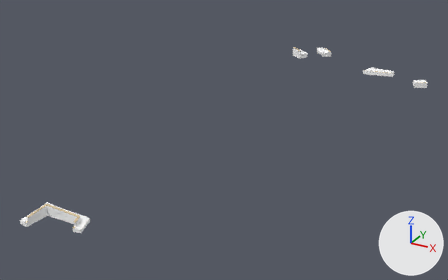
The glTF model games/yorimichi/assets/belmonte/meshes/SM_BM_BC_Works_0_3.glb, before and after one commit.
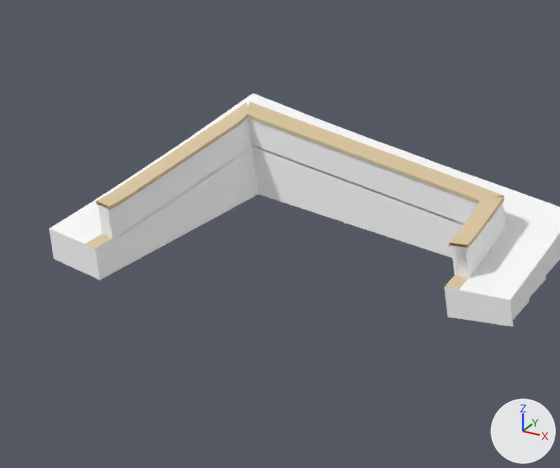
The first picture shows the older version from a 50 mm camera at (-68.8, -72.5, 59.7) aimed at (-131.8, 42.1, 2.4). The close-ups show the older and then the newer version on the part from 3% to 20% of the width and 68% to 90% of the height of that picture. Only the edits that show in the close-ups are written down. Lighting does not change. The marker at lower right points along +X, +Y and +Z. Vertices at exactly the same position are counted once.

The scene before the commit, as lines of its bpy script (objects in view):
```python
me_sm_bc_works_0_3 = bpy.data.meshes.new('SM_BC_Works_0_3')
me_sm_bc_works_0_3.from_pydata(...)  # 561 vertices, 670 faces; spans x -153.2..-95.5, y -0.8..95.6, z -3.5..13.0
# faces by material slot: [250, 74, 346]
me_sm_bc_works_0_3.materials.append(mat_bm_000_m_ashlar_004)
me_sm_bc_works_0_3.materials.append(mat_bm_001_m_flag_015)
me_sm_bc_works_0_3.materials.append(mat_bm_002_m_rubble_001)
ob_sm_bm_bc_works_0_3 = bpy.data.objects.new('SM_BM_BC_Works_0_3', me_sm_bc_works_0_3)
ob_sm_bm_bc_works_0_3.location = (0.0, 0.0, 0.0)
```
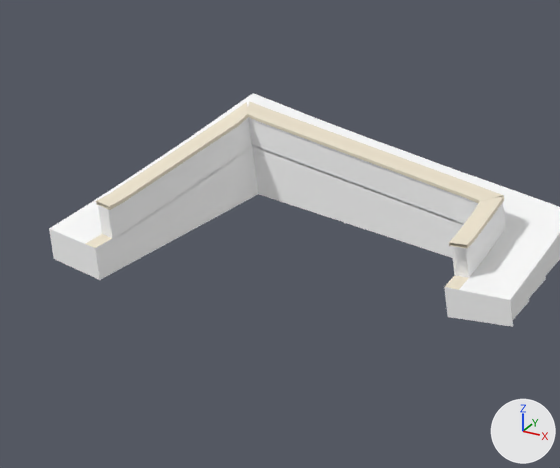
Diff of the bpy script that builds the scene:
```diff
--- a/games/yorimichi/assets/belmonte/meshes/SM_BM_BC_Works_0_3.glb.py
+++ b/games/yorimichi/assets/belmonte/meshes/SM_BM_BC_Works_0_3.glb.py
@@ me_sm_bc_works_0_3 @@
 me_sm_bc_works_0_3.from_pydata(...)  # 561 vertices, 670 faces; spans x -153.2..-95.5, y -0.8..95.6, z -3.5..13.0
 # used by ob_sm_bm_bc_works_0_3; location = (0.0, 0.0, 0.0)
+# me_sm_bc_works_0_3 part 1: 250 faces centred in x -151.8..-95.8, y -0.5..95.3, z -2.6..12.9 are repainted in the vertex colours; the middle colour goes from beige #dec9a3 to pale yellow #f0e6d1
 me_sm_bc_works_0_3.materials.append(mat_bm_000_m_ashlar_004)
```

What differs and where, as boxes (x1, y1, x2, y2) in the close-ups (560 x 468 px):
part 1 of me_sm_bc_works_0_3, recoloured
    both: (85, 102, 504, 290)
